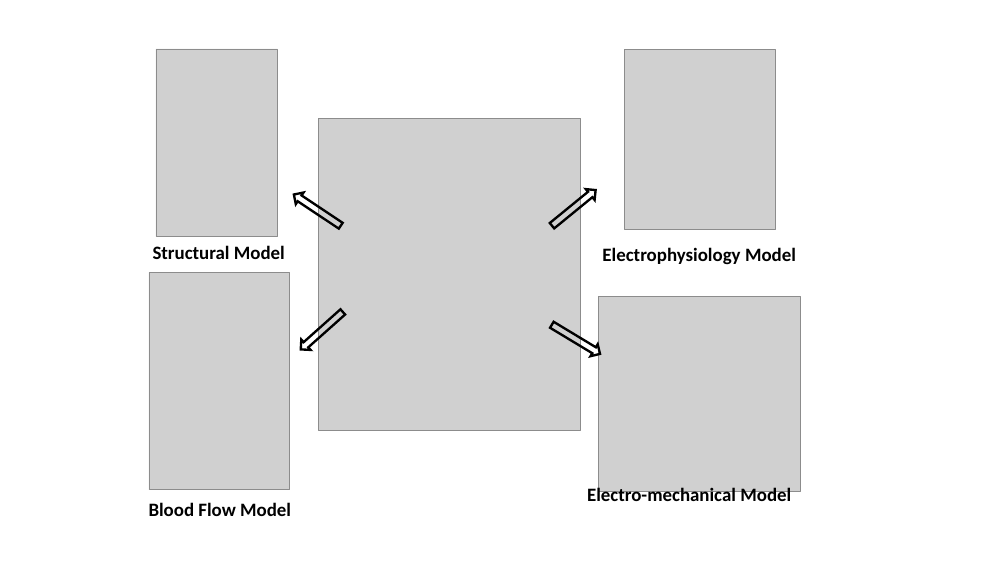
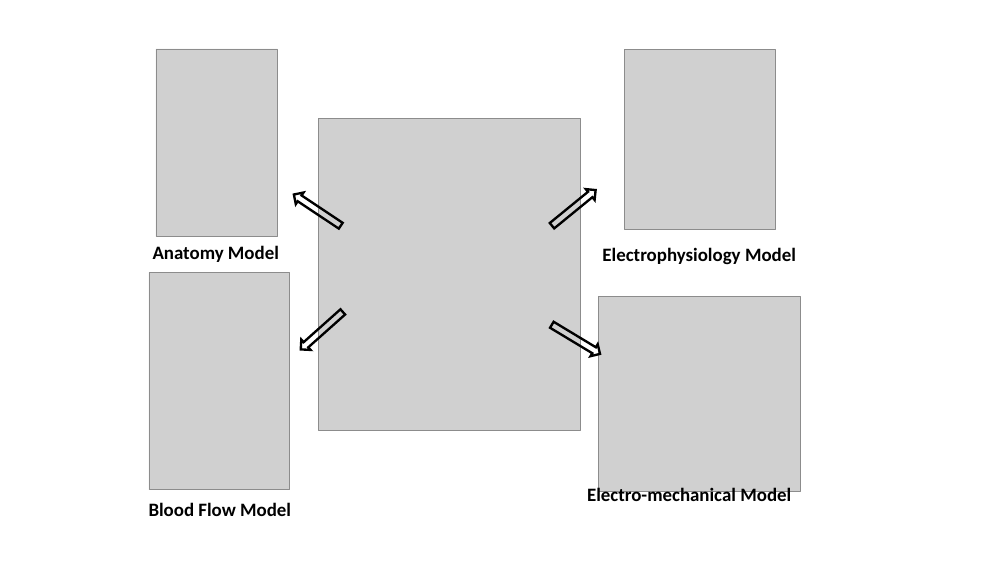
Before and after one commit to mlab-upenn/FnEDA, a slide deck: slide 1 of figs/models.pptx. Drawn at 1008x567 pixels with LibreOffice and Linux fonts; fonts in the diff are those of the drawing; grey boxes stand for pictures. Boxes give left, top, right and bottom in pixels: in the first picture for what was removed or moved away, otherwise in the second. Text is boxed around its words. In the diff, an @@ line names an element or a change of style, - is before the commit and + after.

```diff
--- a/figs/models.pptx
+++ b/figs/models.pptx
@@ text at bbox=[153, 245, 279, 262]: text changed @@
-Structural Model
+Anatomy Model
```
Also in this commit, not shown: 1 other file.
